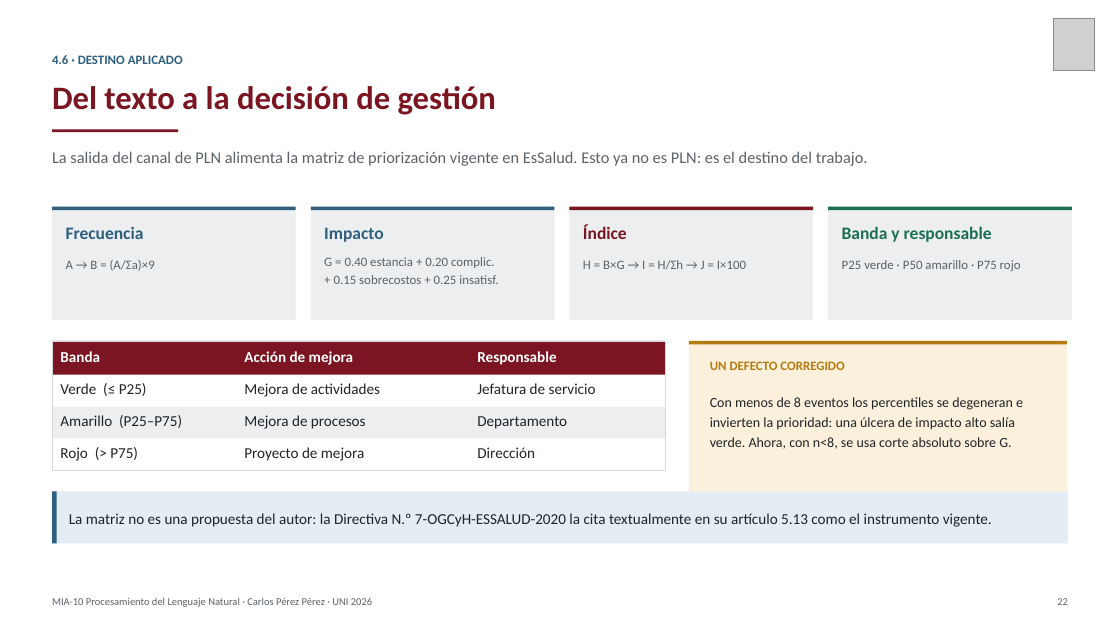
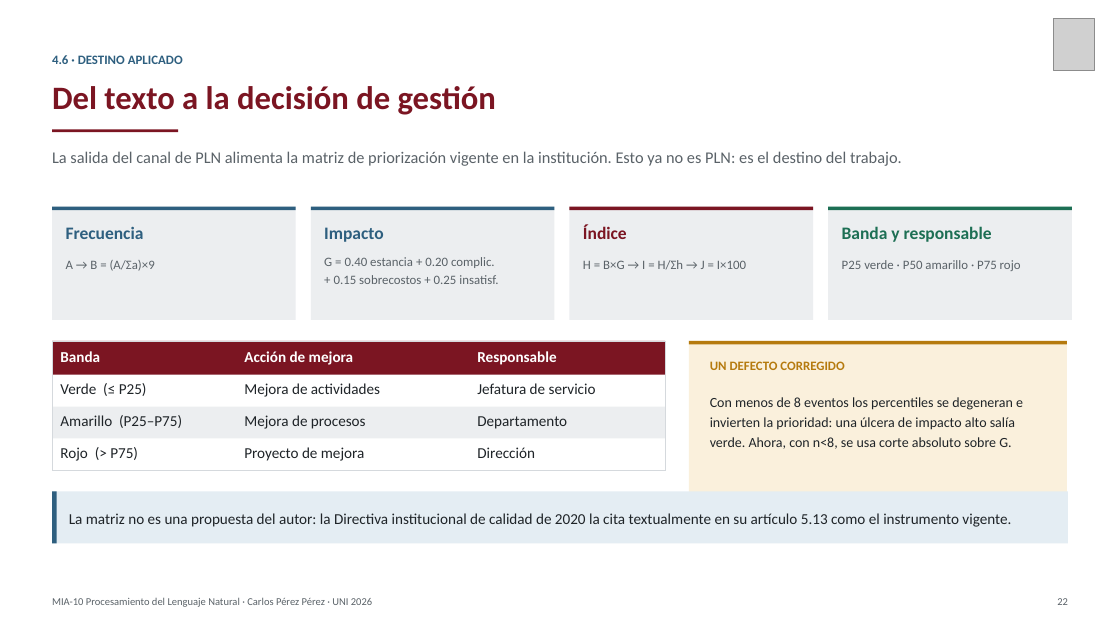
Before and after one commit to carlosperez100/PLN_SP, a slide deck: slide 24 of presentacion/Presentacion_Trabajo_Final_PLN_CarlosPerez.pptx. Drawn at 1120x630 pixels with LibreOffice and Linux fonts; fonts in the diff are those of the drawing; grey boxes stand for pictures. Boxes give left, top, right and bottom in pixels: in the first picture for what was removed or moved away, otherwise in the second. Text is boxed around its words. In the diff, an @@ line names an element or a change of style, - is before the commit and + after.

Commit message:
Presentacion con la institucion anonimizada (referencia reservada), igual que el articulo

```diff
--- a/presentacion/Presentacion_Trabajo_Final_PLN_CarlosPerez.pptx
+++ b/presentacion/Presentacion_Trabajo_Final_PLN_CarlosPerez.pptx
@@ text at bbox=[52, 151, 902, 166]: text changed @@
-La salida del canal de PLN alimenta la matriz de priorización vigente en EsSalud. Esto ya no es PLN: es el destino del trabajo.
+La salida del canal de PLN alimenta la matriz de priorización vigente en la institución. Esto ya no es PLN: es el destino del trabajo.
@@ text at bbox=[69, 513, 1011, 527]: text changed @@
-La matriz no es una propuesta del autor: la Directiva N.º 7-OGCyH-ESSALUD-2020 la cita textualmente en su artículo 5.13 como el instrumento vigente.
+La matriz no es una propuesta del autor: la Directiva institucional de calidad de 2020 la cita textualmente en su artículo 5.13 como el instrumento vigente.
```
Also in this commit, not shown: 4 other slides changed, 2 other files.
